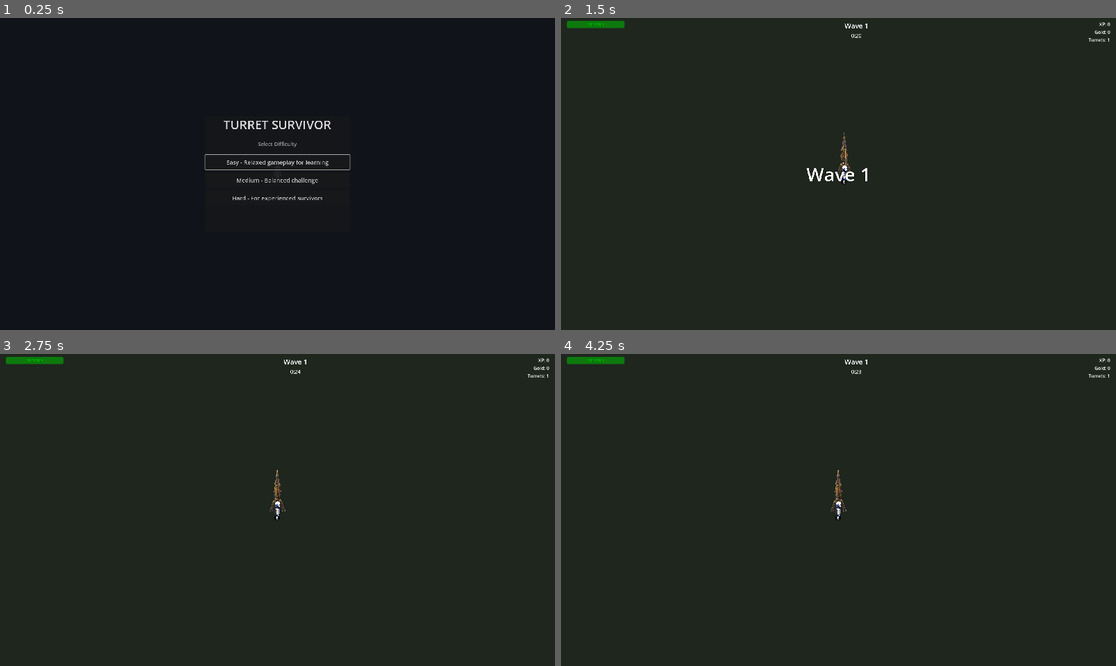
Above: before the commit, frames 1-4 (two rows, left to right).
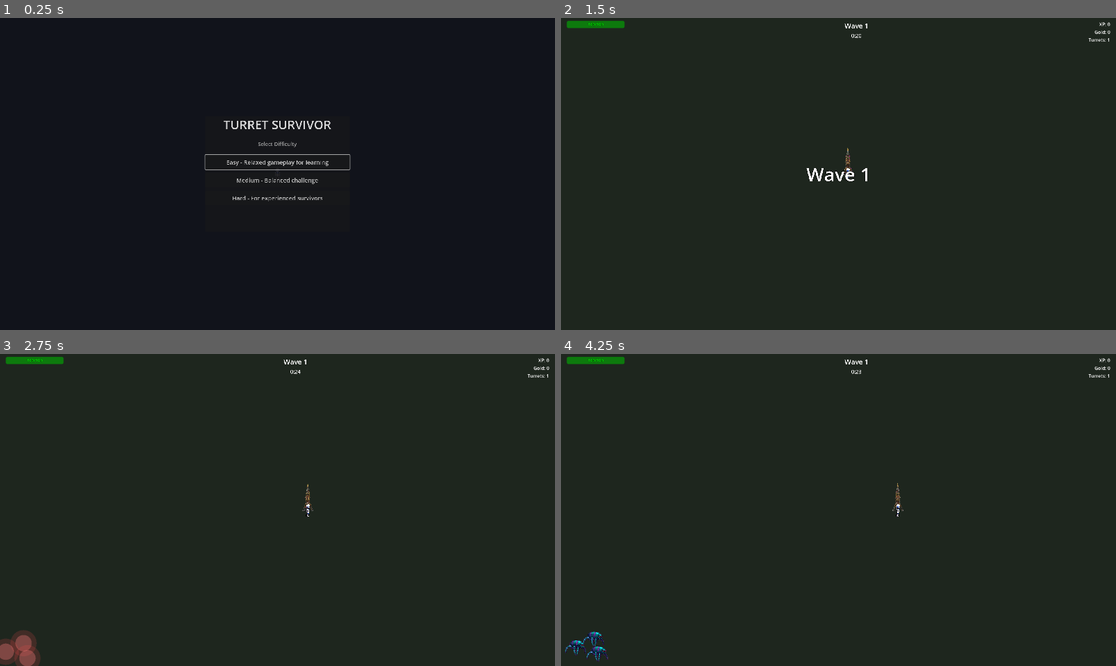
Above: after the commit, the same moments.

Repository: arebolledo2/turret-game
Game: Godot game, scene res://scenes/main.tscn
The game is run twice, just before and just after one commit, with the same random seed, the same clock (stepped at 60 frames per second) and the same inputs.
Inputs (mouse positions are in pixels of both pictures, inside the frame that each line leads up to):
- Up to frame 1 (0.25 s): no input
- Up to frame 2 (1.5 s): click "Easy - Relaxed gameplay for l…" at 0.5 s; tap Enter at 1.25 s; move the mouse to (960, 158) at 1.27 s; hold D (move_right) from 1.28 s (still down); tap F (pickup_turret) at 1.35 s; click (960, 158) at 1.42 s
- Up to frame 3 (2.75 s): release D (move_right) at 2 s; drag from (166, 525) to (283, 510) at 2.02 s
- Up to frame 4 (4.25 s): move the mouse to (894, 441) at 2.77 s; hold D (move_right) 2.78-3.5 s; hold Shift 2.78-3.5 s; click (894, 441) at 2.92 s; drag from (810, 572) to (844, 510) at 3.52 s

The runs differ from the first frame. In frame 1, less than 0.1% of the frame differs, in the area x 49-51%, y 48-50%; in frame 2, 0.1%; in frame 3, 0.9%, in the area x 0-57%, y 37-100%; in frame 4, 0.5%.

Commit message:
Implement UI scaling system and refactor UI components for resolution independence

Diff:
--- a/project.godot
+++ b/project.godot
@@ -20,6 +20,7 @@
 Events="*res://scripts/autoload/events.gd"
 Globals="*res://scripts/autoload/globals.gd"
 BuffSystem="*res://scripts/systems/buff_system.gd"
+UIScaler="*res://scripts/autoload/ui_scaler.gd"
 
 [debug]
 
@@ -29,6 +30,8 @@
 
 window/size/viewport_width=1920
 window/size/viewport_height=1080
+window/size/mode=2
+window/size/resizable=true
 window/stretch/mode="disabled"
 window/stretch/aspect="ignore"
 
--- a/scenes/ui/hud.tscn
+++ b/scenes/ui/hud.tscn
@@ -102,7 +102,7 @@
 grow_vertical = 2
 pivot_offset = Vector2(0, 0)
 
-[node name="WaveLabel" type="Label" parent="WaveAnnouncement"]
+[node name="Panel" type="Control" parent="WaveAnnouncement"]
 layout_mode = 1
 anchors_preset = 8
 anchor_left = 0.5
@@ -113,6 +113,14 @@
 offset_top = -50.0
 offset_right = 200.0
 offset_bottom = 50.0
+grow_horizontal = 2
+grow_vertical = 2
+
+[node name="WaveLabel" type="Label" parent="WaveAnnouncement/Panel"]
+layout_mode = 1
+anchors_preset = 15
+anchor_right = 1.0
+anchor_bottom = 1.0
 grow_horizontal = 2
 grow_vertical = 2
 theme_override_colors/font_color = Color(1, 1, 1, 1)
--- a/scripts/arena_setup.gd
+++ b/scripts/arena_setup.gd
@@ -2,25 +2,26 @@
 
 ## Arena Setup - Configures arena bounds from Globals constants
 ## Attach this to the Arena node in main.tscn
+##
+## The arena size is FIXED for consistent gameplay across all resolutions.
+## Only the camera zoom and UI scale adapt to different window sizes.
+
+# Fixed arena dimensions for consistent gameplay
+const FIXED_ARENA_WIDTH: int = 1920
+const FIXED_ARENA_HEIGHT: int = 1080
 
 @onready var ground: ColorRect = $Ground
 @onready var boundary: ColorRect = $Boundary
 
 func _ready() -> void:
-	get_viewport().size_changed.connect(_on_viewport_size_changed)
-	update_globals_from_viewport()
+	# Arena size is fixed - no need to listen to viewport changes
 	setup_arena()
 
-func _on_viewport_size_changed() -> void:
-	update_globals_from_viewport()
-	setup_arena()
+func setup_arena() -> void:
+	# Use fixed dimensions for consistent gameplay
+	Globals.ARENA_WIDTH = FIXED_ARENA_WIDTH
+	Globals.ARENA_HEIGHT = FIXED_ARENA_HEIGHT
 
-func update_globals_from_viewport() -> void:
-	var viewport_size: Vector2i = DisplayServer.window_get_size()
-	Globals.ARENA_WIDTH = viewport_size.x
-	Globals.ARENA_HEIGHT = viewport_size.y
-
-func setup_arena() -> void:
 	var half_width := float(Globals.ARENA_WIDTH) / 2.0
 	var half_height := float(Globals.ARENA_HEIGHT) / 2.0
 	var border_thickness := 10.0
--- /dev/null
+++ b/scripts/autoload/ui_scaler.gd
@@ -0,0 +1,79 @@
+extends Node
+
+## Centralized UI scaling system for resolution-independent UI
+##
+## This autoload singleton calculates and provides scaling values based on
+## viewport size, ensuring UI elements scale proportionally across different
+## resolutions and aspect ratios.
+##
+## Base reference resolution: 1920x1080 (1080p)
+## Minimum supported resolution: 1280x720 (720p)
+## Scaling method: Based on viewport height (not width) to handle ultrawide properly
+
+# Base reference resolution (1080p)
+const BASE_WIDTH: int = 1920
+const BASE_HEIGHT: int = 1080
+const MIN_WIDTH: int = 1280
+const MIN_HEIGHT: int = 720
+
+# Current scale factors
+var scale_factor: float = 1.0  # Based on height
+var viewport_size: Vector2i = Vector2i(BASE_WIDTH, BASE_HEIGHT)
+
+signal scale_changed(new_scale: float)
+
+
+func _ready() -> void:
+	get_viewport().size_changed.connect(_on_viewport_size_changed)
+	_update_scale()
+
+
+func _on_viewport_size_changed() -> void:
+	_update_scale()
+
+
+func _update_scale() -> void:
+	var new_size = get_viewport().get_visible_rect().size
+
+	# Enforce minimum resolution
+	if new_size.x < MIN_WIDTH or new_size.y < MIN_HEIGHT:
+		# Clamp to minimum
+		new_size.x = maxi(int(new_size.x), MIN_WIDTH)
+		new_size.y = maxi(int(new_size.y), MIN_HEIGHT)
+		DisplayServer.window_set_size(new_size)
+		return
+
+	viewport_size = Vector2i(new_size)
+
+	# Calculate scale factor based on HEIGHT
+	# This ensures UI stays proportional on ultrawide/vertical screens
+	var old_scale = scale_factor
+	scale_factor = new_size.y / float(BASE_HEIGHT)
+
+	if not is_equal_approx(old_scale, scale_factor):
+		scale_changed.emit(scale_factor)
+
+
+## Get scaled pixel value (for offsets, sizes, etc)
+func scale(base_pixels: float) -> float:
+	return base_pixels * scale_factor
+
+
+## Get scaled Vector2 (for positions, sizes)
+func scale_vec(base_vec: Vector2) -> Vector2:
+	return base_vec * scale_factor
+
+
+## Get scaled font size (rounded to int, minimum 8px)
+func scale_font(base_size: int) -> int:
+	return maxi(int(base_size * scale_factor), 8)
+
+
+## Get current viewport size
+func get_viewport_size() -> Vector2i:
+	return viewport_size
+
+
+## Check if at minimum resolution
+func is_at_minimum_resolution() -> bool:
+	return viewport_size.x <= MIN_WIDTH or viewport_size.y <= MIN_HEIGHT
--- a/scripts/camera_setup.gd
+++ b/scripts/camera_setup.gd
@@ -2,6 +2,7 @@
 
 ## Camera Setup - Configures camera limits and handles zoom
 ## Automatically sets camera limits to match arena bounds
+## Auto-adjusts zoom to fit the fixed arena in different viewport sizes
 
 const MIN_ZOOM: float = 0.5
 const MAX_ZOOM: float = 2.0
@@ -9,23 +10,28 @@
 const ZOOM_STEP: float = 0.1
 
 var target_zoom: float = 1.0
+var base_zoom: float = 1.0  # Auto-calculated zoom to fit arena
 
 func _ready() -> void:
-	get_viewport().size_changed.connect(setup_camera_limits)
-	setup_camera_limits()
-	target_zoom = zoom.x
+	get_viewport().size_changed.connect(_on_viewport_changed)
+	_on_viewport_changed()
+	target_zoom = base_zoom
 
 func _unhandled_input(event: InputEvent) -> void:
 	if event is InputEventMouseButton:
 		if event.button_index == MOUSE_BUTTON_WHEEL_UP:
+			target_zoom = clamp(target_zoom + ZOOM_STEP, MIN_ZOOM, MAX_ZOOM)
+		elif event.button_index == MOUSE_BUTTON_WHEEL_DOWN:
 			target_zoom = clamp(target_zoom - ZOOM_STEP, MIN_ZOOM, MAX_ZOOM)
-		elif event.button_index == MOUSE_BUTTON_WHEEL_DOWN:
-			target_zoom = clamp(target_zoom + ZOOM_STEP, MIN_ZOOM, MAX_ZOOM)
 
 func _process(delta: float) -> void:
 	if not is_equal_approx(zoom.x, target_zoom):
 		var new_zoom: float = lerp(zoom.x, target_zoom, ZOOM_SPEED * delta)
 		zoom = Vector2(new_zoom, new_zoom)
+
+func _on_viewport_changed() -> void:
+	setup_camera_limits()
+	calculate_base_zoom()
 
 func setup_camera_limits() -> void:
 	var half_width := Globals.ARENA_WIDTH / 2.0
@@ -35,3 +41,18 @@
 	limit_top = int(-half_height)
 	limit_right = int(half_width)
 	limit_bottom = int(half_height)
+
+func calculate_base_zoom() -> void:
+	# Calculate zoom to fit the arena in the viewport
+	var viewport_size = get_viewport().get_visible_rect().size
+
+	# Calculate zoom needed to fit arena width and height
+	var zoom_for_width = viewport_size.x / float(Globals.ARENA_WIDTH)
+	var zoom_for_height = viewport_size.y / float(Globals.ARENA_HEIGHT)
+
+	# Use the smaller zoom to ensure entire arena fits
+	base_zoom = min(zoom_for_width, zoom_for_height)
+
+	# Set initial zoom
+	zoom = Vector2(base_zoom, base_zoom)
+	target_zoom = base_zoom
--- a/scripts/hud.gd
+++ b/scripts/hud.gd
@@ -27,7 +27,7 @@
 @onready var gold_label: Label = $MarginContainer/VBoxContainer/TopRow/StatsContainer/GoldLabel
 @onready var turret_label: Label = $MarginContainer/VBoxContainer/TopRow/StatsContainer/TurretLabel
 @onready var wave_announcement: Control = $WaveAnnouncement
-@onready var wave_announcement_label: Label = $WaveAnnouncement/WaveLabel
+@onready var wave_announcement_label: Label = $WaveAnnouncement/Panel/WaveLabel
 @onready var game_over_screen: Control = $GameOverScreen
 @onready var game_over_title: Label = $GameOverScreen/Panel/VBoxContainer/Title
 @onready var stats_label: Label = $GameOverScreen/Panel/VBoxContainer/StatsLabel
@@ -131,6 +131,7 @@
 	_wave_announcement = WaveAnnouncementScript.new()
 	_wave_announcement.setup({
 		"container": wave_announcement,
+		"panel": $WaveAnnouncement/Panel,
 		"label": wave_announcement_label,
 	}, self)
 
@@ -138,6 +139,7 @@
 	_game_over = GameOverScreenScript.new()
 	_game_over.setup({
 		"container": game_over_screen,
+		"panel": $GameOverScreen/Panel,
 		"title": game_over_title,
 		"stats": stats_label,
 		"restart_button": restart_button,
@@ -147,6 +149,7 @@
 	_difficulty_select = DifficultySelectScript.new()
 	_difficulty_select.setup({
 		"container": difficulty_screen,
+		"panel": $DifficultySelect/Panel,
 		"easy_button": easy_button,
 	}, self)
 
@@ -154,6 +157,7 @@
 	_pause_menu = PauseMenuScript.new()
 	_pause_menu.setup({
 		"container": pause_menu,
+		"panel": $PauseMenu/MainPanel,
 		"resume_button": resume_button,
 		"level_label": level_label,
 		"wave_label": pause_wave_label,
@@ -178,6 +182,7 @@
 	_settings_menu = SettingsMenuScript.new()
 	_settings_menu.setup({
 		"container": settings_menu,
+		"panel": $SettingsMenu/Panel,
 		"show_damage_check": show_damage_check,
 		"physics_hitboxes_check": physics_hitboxes_check,
 		"player_hurtbox_check": player_hurtbox_check,
--- a/scripts/ui/difficulty_select.gd
+++ b/scripts/ui/difficulty_select.gd
@@ -1,17 +1,30 @@
 class_name DifficultySelectUI
-extends RefCounted
+extends ScalableUIPanel
 
 ## Handles difficulty selection screen
 
-var container: Control
 var easy_button: Button
-var _owner: Node
+
+# Base values at 1080p
+const BASE_PANEL_WIDTH: float = 500.0
+const BASE_PANEL_HEIGHT: float = 400.0
+const BASE_BUTTON_HEIGHT: float = 50.0
 
 
 func setup(nodes: Dictionary, owner: Node) -> void:
-	container = nodes.get("container")
 	easy_button = nodes.get("easy_button")
-	_owner = owner
+
+	# Set base size
+	base_panel_size = Vector2(BASE_PANEL_WIDTH, BASE_PANEL_HEIGHT)
+
+	# Call parent setup
+	super.setup(nodes, owner)
+
+
+func _scale_fonts(scale: float) -> void:
+	# Scale button heights if needed
+	if easy_button:
+		easy_button.custom_minimum_size.y = UIScaler.scale(BASE_BUTTON_HEIGHT)
 
 
 func show() -> void:
--- a/scripts/ui/game_over_screen.gd
+++ b/scripts/ui/game_over_screen.gd
@@ -1,21 +1,47 @@
 class_name GameOverScreenUI
-extends RefCounted
+extends ScalableUIPanel
 
 ## Handles game over / victory screen display
 
-var container: Control
 var title_label: Label
 var stats_label: Label
 var restart_button: Button
-var _owner: Node
+
+# Base values at 1080p
+const BASE_PANEL_WIDTH: float = 400.0
+const BASE_PANEL_HEIGHT: float = 300.0
+const BASE_TITLE_FONT: int = 36
+const BASE_STATS_FONT: int = 16
+const BASE_BUTTON_HEIGHT: float = 40.0
 
 
 func setup(nodes: Dictionary, owner: Node) -> void:
-	container = nodes.get("container")
 	title_label = nodes.get("title")
 	stats_label = nodes.get("stats")
 	restart_button = nodes.get("restart_button")
-	_owner = owner
+
+	# Set base size
+	base_panel_size = Vector2(BASE_PANEL_WIDTH, BASE_PANEL_HEIGHT)
+
+	# Call parent setup
+	super.setup(nodes, owner)
+
+	# Register fonts
+	if title_label:
+		register_font(title_label, BASE_TITLE_FONT)
+	if stats_label:
+		register_font(stats_label, BASE_STATS_FONT)
+
+
+func _scale_fonts(scale: float) -> void:
+	if title_label:
+		title_label.add_theme_font_size_override("font_size", UIScaler.scale_font(BASE_TITLE_FONT))
+	if stats_label:
+		stats_label.add_theme_font_size_override("font_size", UIScaler.scale_font(BASE_STATS_FONT))
+
+	# Scale button
+	if restart_button:
+		restart_button.custom_minimum_size.y = UIScaler.scale(BASE_BUTTON_HEIGHT)
 
 
 func show_game_over(victory: bool) -> void:
--- a/scripts/ui/pause_menu.gd
+++ b/scripts/ui/pause_menu.gd
@@ -1,11 +1,10 @@
 class_name PauseMenuUI
-extends RefCounted
+extends ScalableUIPanel
 
 ## Handles pause menu display and interactions
 
 const BuildDisplayUIScript = preload("res://scripts/ui/build_display_ui.gd")
 
-var container: Control
 var resume_button: Button
 var level_label: Label
 var wave_label: Label
@@ -24,16 +23,21 @@
 var item_name_label: Label
 var item_rarity_label: Label
 var item_description_label: Label
-var _owner: Node
 var _player: Node2D = null
 var _selected_turret_type: String = ""
 var _selected_item_id: String = ""
 var _turret_buttons: Array[Button] = []
 var _item_buttons: Array[Button] = []
 
+# Base values at 1080p
+const BASE_PANEL_WIDTH: float = 800.0
+const BASE_PANEL_HEIGHT: float = 600.0
+const BASE_TITLE_FONT: int = 24
+const BASE_LABEL_FONT: int = 16
+const BASE_BUTTON_HEIGHT: float = 40.0
+
 
 func setup(nodes: Dictionary, owner: Node) -> void:
-	container = nodes.get("container")
 	resume_button = nodes.get("resume_button")
 	level_label = nodes.get("level_label")
 	wave_label = nodes.get("wave_label")
@@ -52,7 +56,33 @@
 	item_name_label = nodes.get("item_name_label")
 	item_rarity_label = nodes.get("item_rarity_label")
 	item_description_label = nodes.get("item_description_label")
-	_owner = owner
+
+	# Set base size
+	base_panel_size = Vector2(BASE_PANEL_WIDTH, BASE_PANEL_HEIGHT)
+
+	# Call parent setup
+	super.setup(nodes, owner)
+
+	# Register fonts
+	if level_label:
+		register_font(level_label, BASE_LABEL_FONT)
+	if wave_label:
+		register_font(wave_label, BASE_LABEL_FONT)
+	if turrets_title:
+		register_font(turrets_title, BASE_TITLE_FONT)
+	if items_title:
+		register_font(items_title, BASE_TITLE_FONT)
+	if items_hint:
+		register_font(items_hint, BASE_LABEL_FONT)
+
+
+func _scale_fonts(scale: float) -> void:
+	# Apply registered font scales
+	apply_font_scales(scale)
+
+	# Scale buttons
+	if resume_button:
+		resume_button.custom_minimum_size.y = UIScaler.scale(BASE_BUTTON_HEIGHT)
 
 
 func set_player(player: Node2D) -> void:
--- /dev/null
+++ b/scripts/ui/scalable_ui_panel.gd
@@ -0,0 +1,78 @@
+class_name ScalableUIPanel
+extends RefCounted
+
+## Base class for UI panels that scale with resolution
+##
+## This class provides automatic scaling behavior for overlay UI panels.
+## Subclasses should:
+## 1. Set base_panel_size in their setup() method
+## 2. Call super.setup() to initialize scaling
+## 3. Override _scale_fonts() to handle custom font scaling
+## 4. Use register_font() to track labels that need scaling
+
+var container: Control
+var panel: Control  # The centered panel/container that gets scaled
+var _owner: Node
+
+# Base dimensions at 1080p
+var base_panel_size: Vector2 = Vector2.ZERO
+var base_font_sizes: Dictionary = {}  # node_path: base_size
+
+
+func setup(nodes: Dictionary, owner: Node) -> void:
+	container = nodes.get("container")
+	panel = nodes.get("panel")
+	_owner = owner
+
+	if panel:
+		# Store base size from current offsets
+		base_panel_size = Vector2(
+			panel.offset_right - panel.offset_left,
+			panel.offset_bottom - panel.offset_top
+		)
+
+	# Connect to scale changes
+	UIScaler.scale_changed.connect(_on_scale_changed)
+
+	# Apply initial scale
+	_apply_scale(UIScaler.scale_factor)
+
+
+func _on_scale_changed(new_scale: float) -> void:
+	_apply_scale(new_scale)
+
+
+func _apply_scale(scale: float) -> void:
+	if not panel:
+		return
+
+	# Scale panel size
+	var scaled_size = base_panel_size * scale
+	panel.offset_left = -scaled_size.x / 2.0
+	panel.offset_top = -scaled_size.y / 2.0
+	panel.offset_right = scaled_size.x / 2.0
+	panel.offset_bottom = scaled_size.y / 2.0
+
+	# Scale fonts (implemented by subclasses)
+	_scale_fonts(scale)
+
+
+func _scale_fonts(scale: float) -> void:
+	# Override in subclasses to scale specific fonts and other elements
+	pass
+
+
+## Register a label for automatic font scaling
+func register_font(label: Label, base_size: int) -> void:
+	if label:
+		var path = str(label.get_path())
+		base_font_sizes[path] = base_size
+
+
+## Apply font scales to all registered labels
+func apply_font_scales(scale: float) -> void:
+	for path in base_font_sizes:
+		var label = _owner.get_node_or_null(NodePath(path))
+		if label and label is Label:
+			var base_size = base_font_sizes[path]
+			label.add_theme_font_size_override("font_size", UIScaler.scale_font(base_size))
--- a/scripts/ui/settings_menu.gd
+++ b/scripts/ui/settings_menu.gd
@@ -1,27 +1,34 @@
 class_name SettingsMenuUI
-extends RefCounted
+extends ScalableUIPanel
 
 ## Handles settings menu display and interactions
 
-var container: Control
 var show_damage_check: CheckButton
 var physics_hitboxes_check: CheckButton
 var player_hurtbox_check: CheckButton
 var enemy_hurtbox_check: CheckButton
 var player_attack_check: CheckButton
 var back_button: Button
-var _owner: Node
+
+# Base values at 1080p
+const BASE_PANEL_WIDTH: float = 400.0
+const BASE_PANEL_HEIGHT: float = 300.0
+const BASE_BUTTON_HEIGHT: float = 40.0
 
 
 func setup(nodes: Dictionary, owner: Node) -> void:
-	container = nodes.get("container")
 	show_damage_check = nodes.get("show_damage_check")
 	physics_hitboxes_check = nodes.get("physics_hitboxes_check")
 	player_hurtbox_check = nodes.get("player_hurtbox_check")
 	enemy_hurtbox_check = nodes.get("enemy_hurtbox_check")
 	player_attack_check = nodes.get("player_attack_check")
 	back_button = nodes.get("back_button")
-	_owner = owner
+
+	# Set base size
+	base_panel_size = Vector2(BASE_PANEL_WIDTH, BASE_PANEL_HEIGHT)
+
+	# Call parent setup
+	super.setup(nodes, owner)
 
 	# Initialize checkbox states
 	if show_damage_check:
@@ -35,6 +42,12 @@
 		enemy_hurtbox_check.button_pressed = Globals.debug_hitbox_flags[Globals.HitboxType.ENEMY_HURTBOX]
 	if player_attack_check:
 		player_attack_check.button_pressed = Globals.debug_hitbox_flags[Globals.HitboxType.PLAYER_ATTACK]
+
+
+func _scale_fonts(scale: float) -> void:
+	# Scale button
+	if back_button:
+		back_button.custom_minimum_size.y = UIScaler.scale(BASE_BUTTON_HEIGHT)
 
 
 func show() -> void:
--- a/scripts/ui/wave_announcement.gd
+++ b/scripts/ui/wave_announcement.gd
@@ -1,17 +1,33 @@
 class_name WaveAnnouncementUI
-extends RefCounted
+extends ScalableUIPanel
 
 ## Handles wave announcement overlay display
 
-var container: Control
 var label: Label
-var _owner: Node  # Reference to parent for creating tweens
+
+# Base values at 1080p
+const BASE_PANEL_WIDTH: float = 400.0
+const BASE_PANEL_HEIGHT: float = 100.0
+const BASE_FONT_SIZE: int = 64
 
 
 func setup(nodes: Dictionary, owner: Node) -> void:
-	container = nodes.get("container")
 	label = nodes.get("label")
-	_owner = owner
+
+	# Set base size
+	base_panel_size = Vector2(BASE_PANEL_WIDTH, BASE_PANEL_HEIGHT)
+
+	# Call parent setup
+	super.setup(nodes, owner)
+
+	# Register fonts
+	if label:
+		register_font(label, BASE_FONT_SIZE)
+
+
+func _scale_fonts(scale: float) -> void:
+	if label:
+		label.add_theme_font_size_override("font_size", UIScaler.scale_font(BASE_FONT_SIZE))
 
 
 func show_announcement(wave_number: int) -> void:
--- a/tests/integration/test_turret_manager.gd
+++ b/tests/integration/test_turret_manager.gd
@@ -21,6 +21,12 @@
 	Globals.turret_counts.clear()
 	Globals.pending_turret_purchases.clear()
 
+	# Ensure arena dimensions are set for testing (headless mode may have 0x0 viewport)
+	if Globals.ARENA_WIDTH <= 0:
+		Globals.ARENA_WIDTH = 1400
+	if Globals.ARENA_HEIGHT <= 0:
+		Globals.ARENA_HEIGHT = 900
+
 	turret_manager = _turret_manager_script.new()
 	add_child_autofree(turret_manager)
 
Not shown, added: scripts/autoload/ui_scaler.gd.uid
Not shown, added: scripts/ui/scalable_ui_panel.gd.uid
